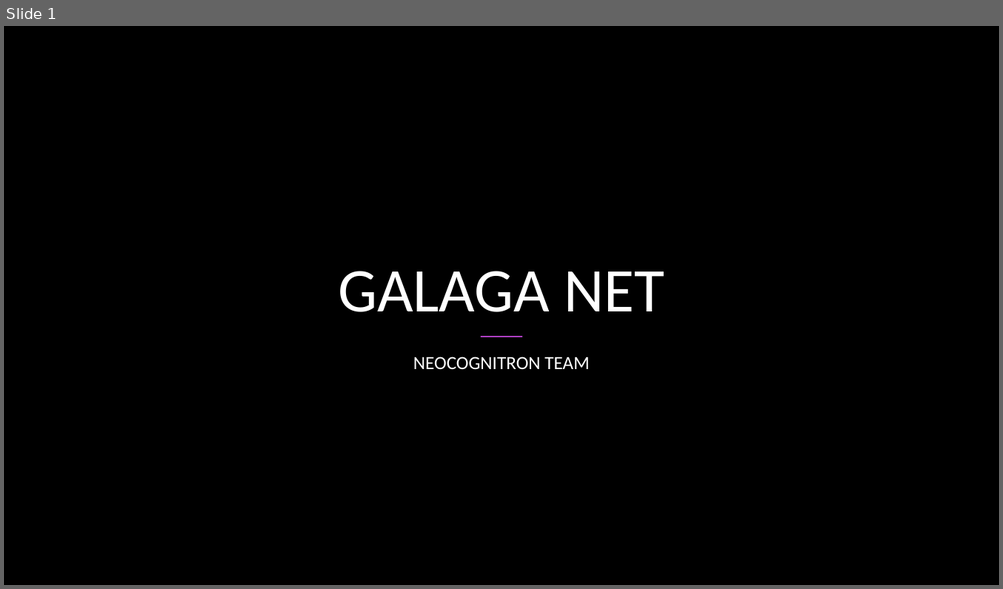
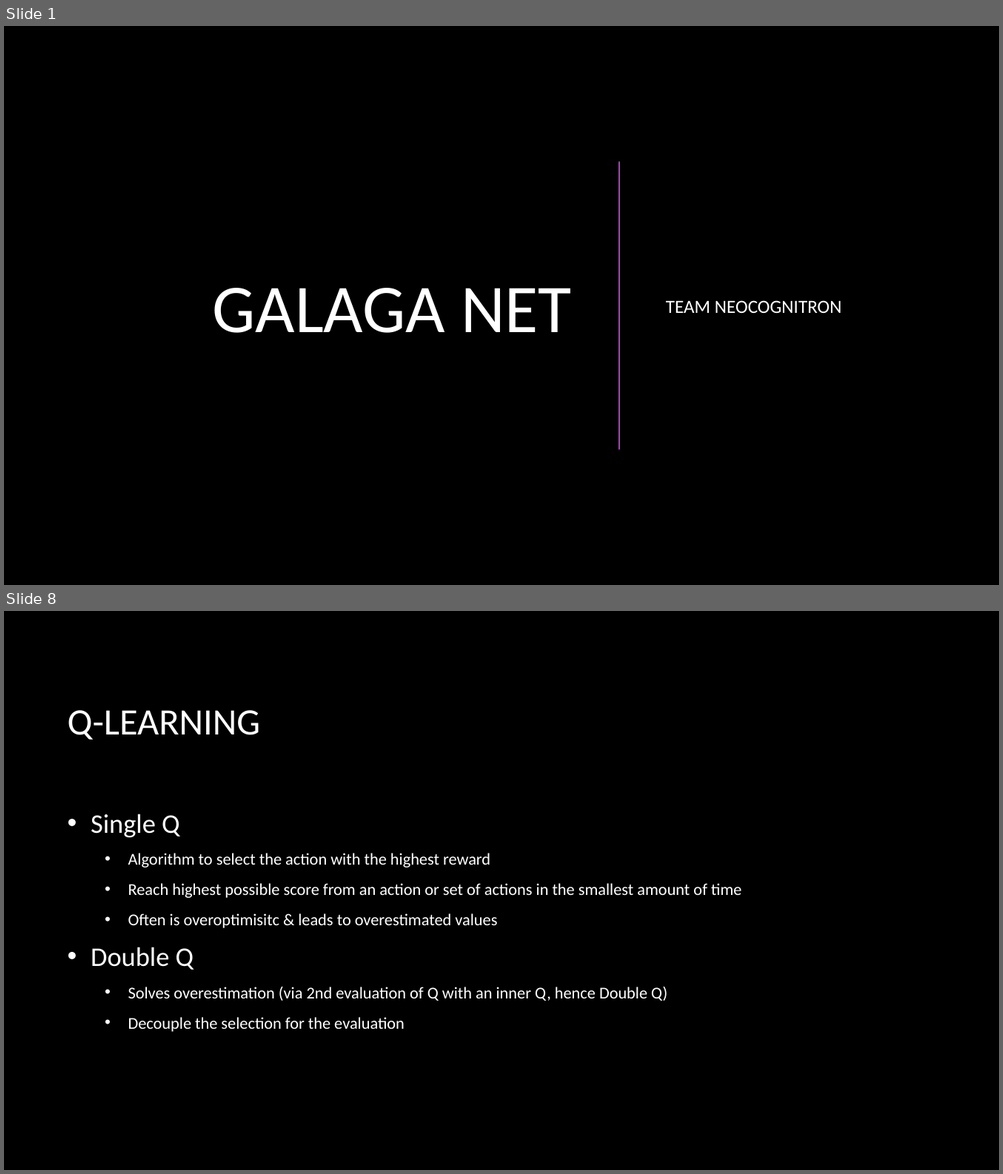
Before and after one commit to CSCI4850/S20-team3-project, a slide deck: Presentation.pptx. Shown one above the other, each under a label of ours: slide 1 before the commit, slides 1 and 8 after it; the slides between them are not shown. The pictures are 1003x589 and 1003x1174 pixels, drawn with LibreOffice and Linux fonts; fonts in the diff are those of the drawing; background and template pictures are left out. Boxes give left, top, right and bottom in pixels: in the first picture for what was removed or moved away, otherwise in the second. Text is boxed around its words. In the diff, an @@ line names an element or a change of style, - is before the commit and + after.

```diff
--- a/Presentation.pptx
+++ b/Presentation.pptx
@@ slide 8 added at (x1=4, y1=611, x2=999, y2=1170), background picture (left out) @@
@@ title added at (x1=68, y1=710, x2=260, y2=740), 36 pt, text #FFFFFF @@
+Q-LEARNING
@@ text added at (x1=91, y1=814, x2=741, y2=1032), 16 pt, text #FFFFFF @@
+• Single Q
+  • Algorithm to select the action with the highest reward
+  • Reach highest possible score from an action or set of actions in the smallest amount of time
+  • Often is overoptimisitc & leads to overestimated values
+• Double Q
+  • Solves overestimation (via 2nd evaluation of Q with an inner Q, hence Double Q)
+  • Decouple the selection for the evaluation
@@ slide 1 changed as well @@
@@ title "GALAGA NET" moved from (x1=338, y1=271, x2=664, y2=312) to (x1=212, y1=288, x2=572, y2=333) @@
@@ title "GALAGA NET" at (x1=212, y1=288, x2=572, y2=333): size 60 to 66 pt; alignment centre to right; vertical alignment bottom to middle @@
@@ line added from (619, 162) to (619, 449), #AC3EC1 1.5 pt @@
@@ subtitle "TEAM NEOCOGNITRON" at (x1=666, y1=301, x2=842, y2=313): vertical alignment top to middle @@
@@ subtitle at (x1=666, y1=301, x2=842, y2=313): text changed @@
-NEOCOGNITRON TEAM
+TEAM NEOCOGNITRON
@@ line removed from (481, 337) to (522, 337) @@
```
Also in this commit, not shown: 4 other slides changed, 6 other slides added, 2 slides removed.
